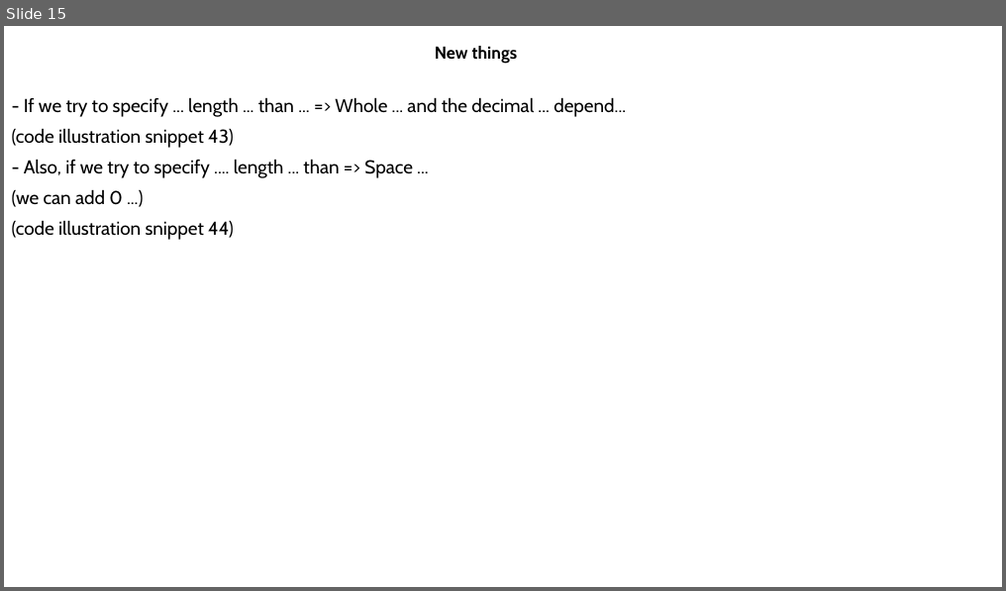
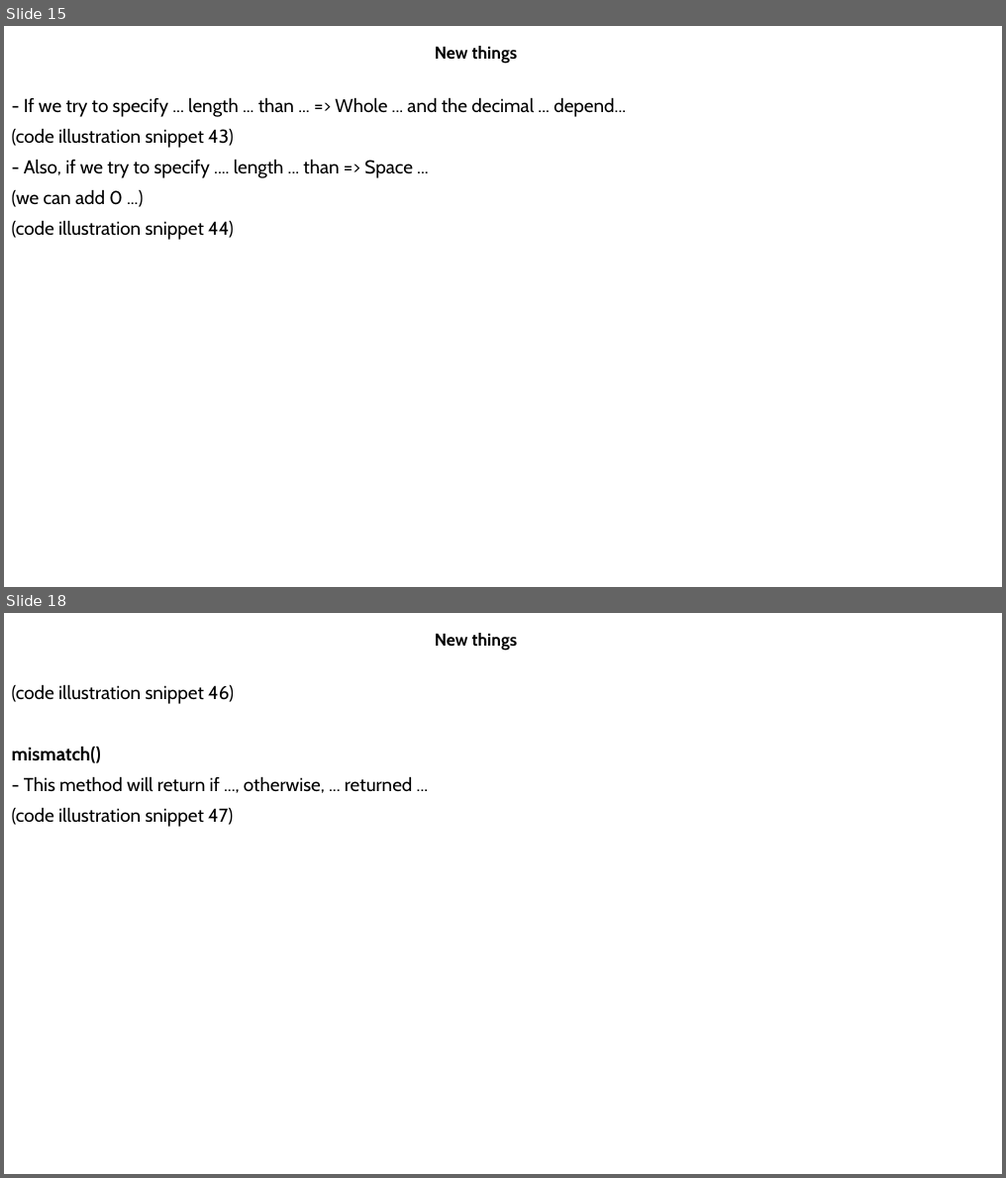
Before and after one commit to MaiDinhVinh/CS-Java, a slide deck: OCP17/JSE17 Migration.pptx. Shown one above the other, each under a label of ours: slide 15 before the commit, slides 15 and 18 after it; the slides between them are not shown. The pictures are 1006x591 and 1006x1178 pixels, drawn with LibreOffice and Linux fonts; fonts in the diff are those of the drawing. Boxes give left, top, right and bottom in pixels: in the first picture for what was removed or moved away, otherwise in the second. Text is boxed around its words. In the diff, an @@ line names an element or a change of style, - is before the commit and + after.

```diff
--- a/OCP17/JSE17 Migration.pptx
+++ b/OCP17/JSE17 Migration.pptx
@@ slide 18 added at (4, 613, 1002, 1174), background #FFFFFF @@
@@ subtitle added at (435, 633, 518, 651), 16.6 pt, text #000000, bold @@
+New things
@@ text added at (12, 684, 413, 827), 18 pt, text #000000 @@
+(code illustration snippet 46)
+mismatch()
+- This method will return if ..., otherwise, ... returned ...
+(code illustration snippet 47)
```
Also in this commit, not shown: 13 other slides added.
